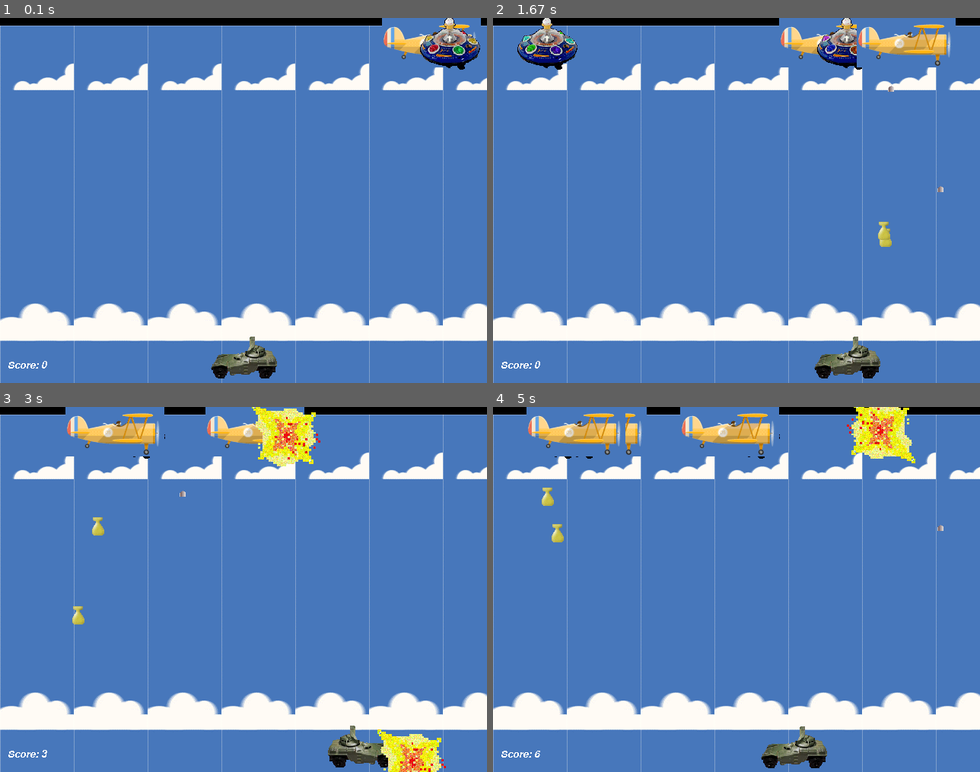
Above: before the commit, frames 1-4 (two rows, left to right).
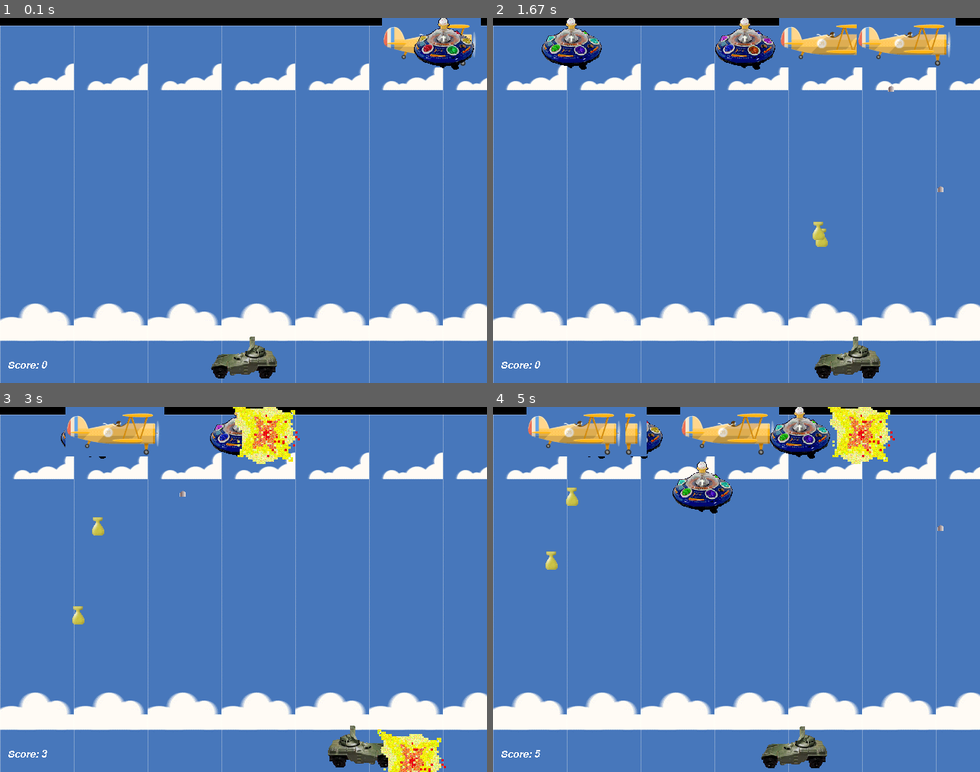
Above: after the commit, the same moments.

Repository: Mahadi011/pygame
Game: pygame game, started from mahadi_alien.py
Same seed, same stepped clock (60 frames per second), same inputs: the game is played once before the commit and once after it.
Inputs:
- Up to frame 1 (0.1 s): no input
- Up to frame 2 (1.67 s): hold Right 0.33-0.8 s; hold Right 0.83-1.3 s; tap Space at 0.9, 1.2, 1.4 s; tap F at 0.98 s; hold Left from 1.33 s (still down)
- Up to frame 3 (3 s): tap Space at 1.7, 1.97, 2.27, 2.4, 2.7 s; release Left at 1.87 s; hold Left 1.9-2.3 s; hold Right 2.33-2.97 s; tap F at 2.48 s
- Up to frame 4 (5 s): hold Left 3-3.47 s; tap Space at 3.07, 3.37, 3.57, 3.87, 4.07, 4.37, 4.57, 4.87 s; hold Right 3.5-3.97 s; hold Right 4-4.47 s; tap F at 4.15 s; hold Left from 4.5 s (still down)

The runs differ from the first frame. In frame 1, 1.1% of the frame differs, in the area x 85-99%, y 0-15%; in frame 2, 3.6%; in frame 3, 3.0%; in frame 4, 4.8%, in the area x 8-87%, y 0-97%.

Commit message:
changed speed in alien class

Diff:
--- a/mahadi_alien.py
+++ b/mahadi_alien.py
@@ -112,7 +112,7 @@
 class Alien(pg.sprite.Sprite):
     """An alien space ship. That slowly moves down the screen."""
 
-    speed = 2
+    speed = 4
     animcycle = 12
     images = []
 
